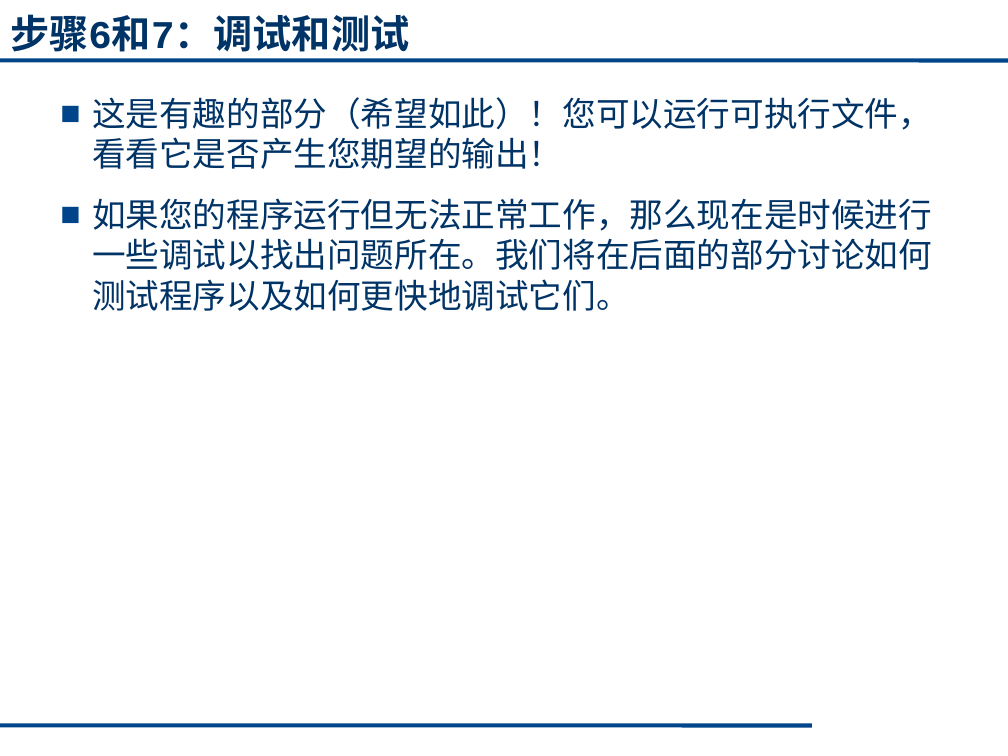
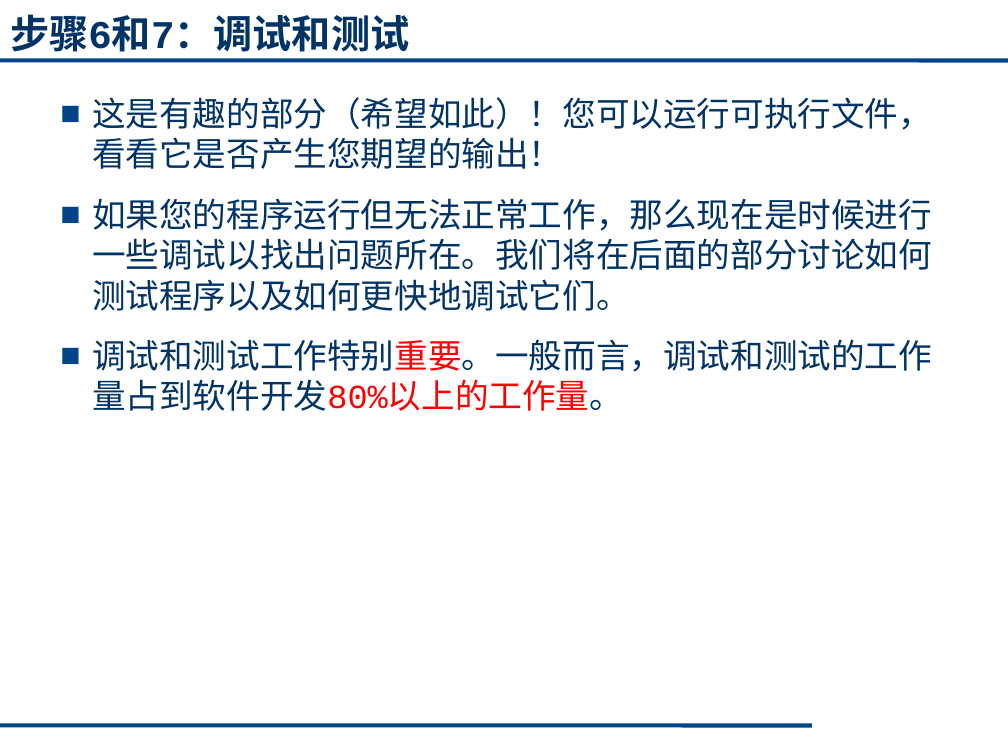
Before and after one commit to cugwhp/OOPCPP, a slide deck: slide 25 of 02.PPT/Ch1-绪论/C++1_2.pptx (slide 24 before the commit). Drawn at 1008x756 pixels with LibreOffice and Linux fonts; fonts in the diff are those of the drawing. Boxes give left, top, right and bottom in pixels: in the first picture for what was removed or moved away, otherwise in the second. Text is boxed around its words. In the diff, an @@ line names an element or a change of style, - is before the commit and + after.

```diff
--- a/02.PPT/Ch1-绪论/C++1_2.pptx
+++ b/02.PPT/Ch1-绪论/C++1_2.pptx
@@ text at (92, 339, 932, 411): paragraph added @@
+■ 调试和测试工作特别重要。一般而言，调试和测试的工作量占到软件开发80%以上的工作量。
```
Also in this commit, not shown: 13 other slides changed, 1 slide added, 3 other files.
